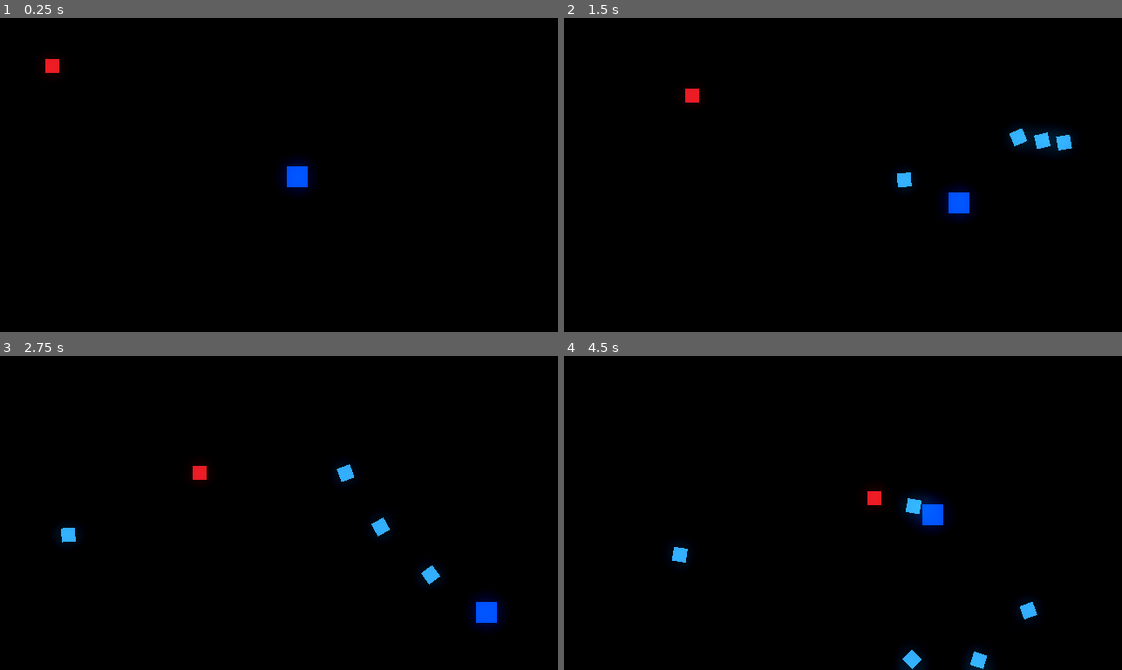
Above: before the commit, frames 1-4 (two rows, left to right).
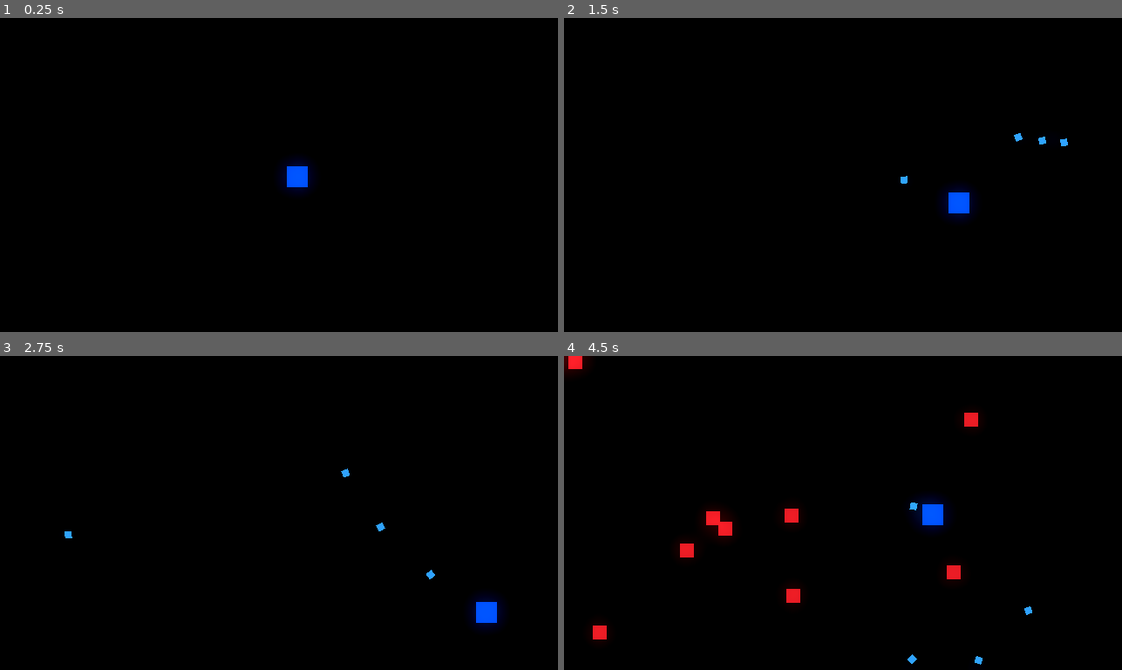
Above: after the commit, the same moments.

Repository: FranciscoBraga/godot_wave_shooter
Game: Godot game, scene res://Arena.tscn
Two runs of this game, one before a commit and one after it. Both use one fixed random seed, a clock stepped at 60 frames per second and the inputs below. The project has no main scene, so this scene is started directly.
Inputs (mouse positions are in pixels of both pictures, inside the frame that each line leads up to):
- Up to frame 1 (0.25 s): no input
- Up to frame 2 (1.5 s): move the mouse to (965, 159) at 0.52 s; press the mouse at (965, 159) at 0.53 s; hold Right (direita) 0.53-1.28 s; move the mouse to (731, 190) at 1.27 s; release the mouse at (731, 190) at 1.28 s; hold Down (baixo) from 1.28 s (still down); click (731, 190) at 1.35 s
- Up to frame 3 (2.75 s): move the mouse to (334, 443) at 2.02 s; release Down (baixo) at 2.03 s; press the mouse at (334, 443) at 2.03 s; hold Right (direita) from 2.03 s (still down)
- Up to frame 4 (4.5 s): move the mouse to (815, 575) at 2.77 s; release Right (direita) at 2.78 s; release the mouse at (815, 575) at 2.78 s; hold Up (cima) 2.78-3.53 s; click (815, 575) at 2.85 s; move the mouse to (1010, 560) at 3.52 s; press the mouse at (1010, 560) at 3.53 s; hold Left (esquerda) from 3.53 s (still down); move the mouse to (675, 465) at 4.27 s; release the mouse at (675, 465) at 4.28 s; click (675, 465) at 4.35 s

The runs differ from the first frame. In frame 1, 0.1% of the frame differs, in the area x 8-11%, y 13-18%; in frame 2, 0.8%; in frame 3, 0.5%; in frame 4, 1.9%, in the area x 0-85%, y 0-100%.

Commit message:
Instanciando inimigo e dano do jogador

Diff:
--- a/Arena.tscn
+++ b/Arena.tscn
@@ -1,8 +1,7 @@
-[gd_scene load_steps=5 format=3 uid="uid://c2kn428jkj10j"]
+[gd_scene load_steps=4 format=3 uid="uid://c2kn428jkj10j"]
 
 [ext_resource type="Script" path="res://script/arena.gd" id="1_bmwtd"]
 [ext_resource type="PackedScene" uid="uid://bophvy4eui2wb" path="res://jogador.tscn" id="1_e83gs"]
-[ext_resource type="PackedScene" uid="uid://bvk1y1pcaamys" path="res://inimigo.tscn" id="3_r7stc"]
 
 [sub_resource type="Environment" id="Environment_iwdre"]
 background_mode = 3
@@ -19,5 +18,7 @@
 [node name="WorldEnvironment" type="WorldEnvironment" parent="."]
 environment = SubResource("Environment_iwdre")
 
-[node name="Inimigo" parent="." instance=ExtResource("3_r7stc")]
-position = Vector2(43, 47)
+[node name="timer_spawn_inimigo" type="Timer" parent="."]
+autostart = true
+
+[connection signal="timeout" from="timer_spawn_inimigo" to="." method="_on_timer_spawn_inimigo_timeout"]
--- a/inimigo.tscn
+++ b/inimigo.tscn
@@ -11,7 +11,7 @@
 texture = ExtResource("1_fc7l3")
 script = ExtResource("2_3t3f7")
 
-[node name="hitBox" type="Area2D" parent="."]
+[node name="hitBox" type="Area2D" parent="." groups=["inimigo"]]
 
 [node name="col" type="CollisionShape2D" parent="hitBox"]
 shape = SubResource("RectangleShape2D_aiwn1")
--- a/jogador.tscn
+++ b/jogador.tscn
@@ -1,7 +1,10 @@
-[gd_scene load_steps=3 format=3 uid="uid://bophvy4eui2wb"]
+[gd_scene load_steps=4 format=3 uid="uid://bophvy4eui2wb"]
 
 [ext_resource type="Texture2D" uid="uid://w5n47sx1ky7c" path="res://anim/Square.png" id="1_gqxsn"]
 [ext_resource type="Script" path="res://script/jogador.gd" id="2_6hlfs"]
+
+[sub_resource type="RectangleShape2D" id="RectangleShape2D_3peas"]
+size = Vector2(16, 16)
 
 [node name="Jogador" type="Sprite2D"]
 modulate = Color(0.00227273, 0.276831, 0.980269, 1)
@@ -13,4 +16,10 @@
 wait_time = 0.2
 one_shot = true
 
+[node name="hitbox" type="Area2D" parent="."]
+
+[node name="col" type="CollisionShape2D" parent="hitbox"]
+shape = SubResource("RectangleShape2D_3peas")
+
 [connection signal="timeout" from="tempo_recarga" to="." method="_on_tempo_recarga_timeout"]
+[connection signal="area_entered" from="hitbox" to="." method="_on_hitbox_area_entered"]
--- a/script/arena.gd
+++ b/script/arena.gd
@@ -1,5 +1,6 @@
 extends Node2D
 
+var inimigo_1 = preload("res://inimigo.tscn")
 
 # Called when the node enters the scene tree for the first time.
 func _ready() -> void:
@@ -7,3 +8,12 @@
 
 func _exit_tree() -> void:
 	Global.criacao_no_pai =  null
+
+func _on_timer_spawn_inimigo_timeout() -> void:
+	print("inimigo")
+	var posicao_inimigo = Vector2(randi_range(-160,670),randi_range(-90,390))
+
+	while posicao_inimigo.x < 640 and posicao_inimigo.x > -80 and posicao_inimigo.y < 360 and posicao_inimigo.y > -45:
+		posicao_inimigo = Vector2(randi_range(-160,670),randi_range(-90,360))
+
+		Global.instance_node(inimigo_1,posicao_inimigo,self)
--- a/script/jogador.gd
+++ b/script/jogador.gd
@@ -6,6 +6,8 @@
 var projetil = preload("res://script/projetil.tscn")
 
 var recarregado = true
+
+var morto = false
 
 func _ready() -> void:
 	Global.jogador = self
@@ -17,12 +19,22 @@
 	mov.x = int(Input.is_action_pressed("direita")) - int(Input.is_action_pressed("esquerda"))
 	mov.y = int(Input.is_action_pressed("baixo")) - int(Input.is_action_pressed("cima"))
 
-	global_position += velocidade * mov * delta
+	if morto == false:
+		global_position += velocidade * mov * delta
 
-	if Input.is_action_pressed("atirar") and Global.criacao_no_pai != null  and  recarregado:
+
+
+	if Input.is_action_pressed("atirar") and Global.criacao_no_pai != null  and  recarregado and morto == false:
 		Global.instance_node(projetil,global_position, Global.criacao_no_pai)
 		recarregado = false
 		$tempo_recarga.start()
 
 func _on_tempo_recarga_timeout() -> void:
 	recarregado = true
+
+func _on_hitbox_area_entered(area: Area2D) -> void:
+	if area.is_in_group("inimigo"):
+		visible = false
+		morto = true
+		await get_tree().create_timer(1).timeout
+		get_tree().reload_current_scene()
--- a/script/projetil.tscn
+++ b/script/projetil.tscn
@@ -8,6 +8,7 @@
 
 [node name="projetil" type="Sprite2D"]
 modulate = Color(0.188235, 0.623529, 1, 1)
+scale = Vector2(0.5, 0.5)
 texture = ExtResource("1_1ceyo")
 script = ExtResource("2_0pa0n")
 
